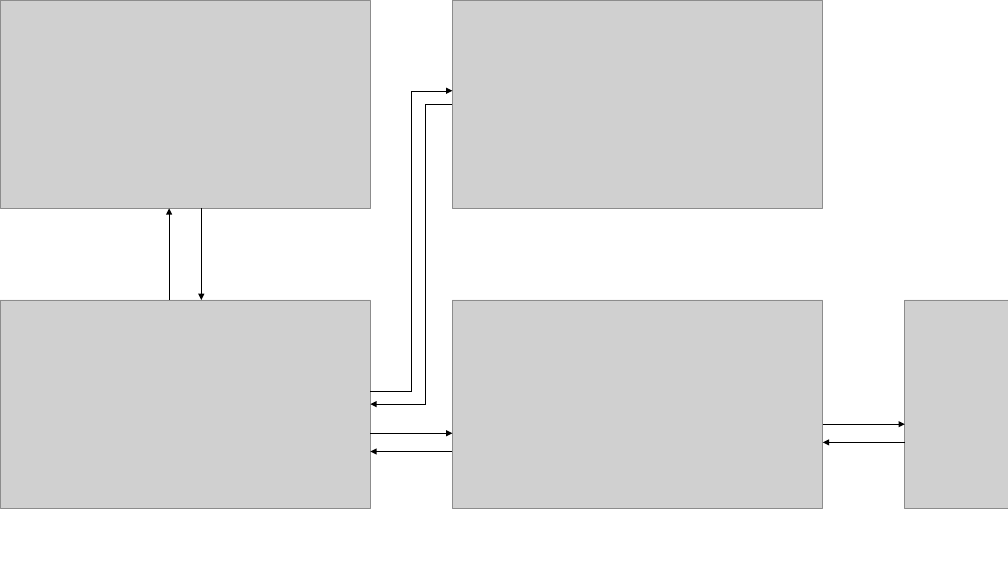
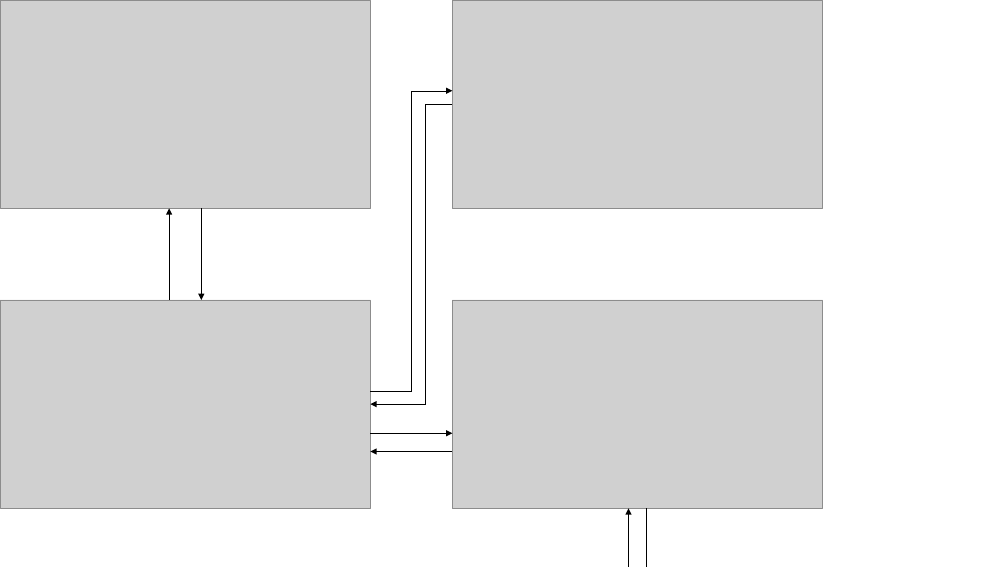
Before and after one commit to Dan6erbond/WerWirdMillionaer, a slide deck: slide 1 of Dokumentation/Prototyp/Admininterface/Storyboard.pptx. Drawn at 1008x567 pixels with LibreOffice and Linux fonts; fonts in the diff are those of the drawing; grey boxes stand for pictures; background and template pictures are left out. Boxes give left, top, right and bottom in pixels: in the first picture for what was removed or moved away, otherwise in the second. Text is boxed around its words. In the diff, an @@ line names an element or a change of style, - is before the commit and + after.

```diff
--- a/Dokumentation/Prototyp/Admininterface/Storyboard.pptx
+++ b/Dokumentation/Prototyp/Admininterface/Storyboard.pptx
@@ picture removed at (905, 300, 1008, 509) @@
@@ arrow moved from (905, 442) - (823, 442) to (628, 567) - (628, 508) @@
@@ arrow moved from (823, 424) - (905, 424) to (647, 508) - (647, 567) @@
```
Also in this commit, not shown: 13 other files.
